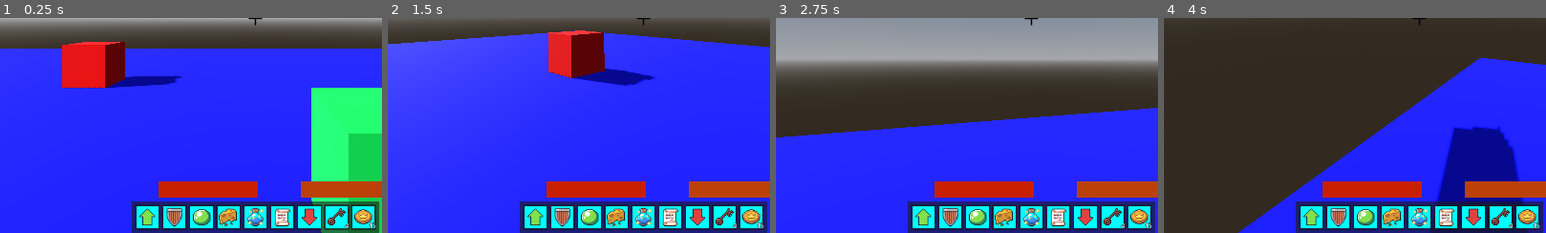
Above: before the commit, frames 1-4 (left to right).
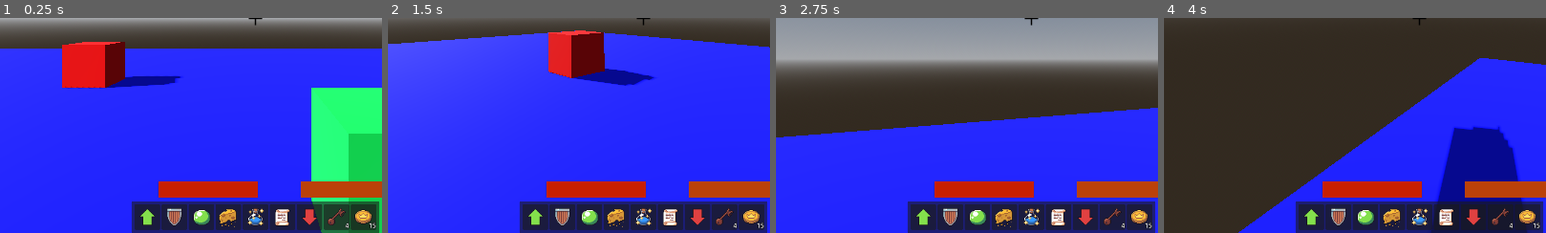
Above: after the commit, the same moments.

Repository: TuinderJ/First-Game
Game: Godot game, scene res://main.tscn
The game is run twice, just before and just after one commit, with the same random seed, the same clock (stepped at 60 frames per second) and the same inputs.
Inputs (mouse positions are % of the whole screen's width and height, from its top left):
- Up to frame 1 (0.25 s): no input
- Up to frame 2 (1.5 s): tap Enter at 0.5 s; move the mouse to (55, 50) at 0.52 s; hold Mouse wheel up (cycle_item_left) 0.53-1.28 s; hold W (move_forward) from 0.53 s (still down); click (55, 50) at 0.67 s; tap Space (jump) at 0.77 s; tap Mouse wheel down (cycle_item_right) at 0.8, 1.35 s; move the mouse to (45, 50) at 1.27 s
- Up to frame 3 (2.75 s): keep holding W (move_forward); tap Space (jump) at 1.52 s; tap 1 (select_hotbar_1) at 1.55, 2.1 s; move the mouse to (52, 48) at 2.02 s; tap 2 (select_hotbar_2) at 2.3 s
- Up to frame 4 (4 s): keep holding W (move_forward); move the mouse to (49, 52) at 2.77 s; tap 2 (select_hotbar_2) at 2.85 s; click (49, 52) at 2.92 s; tap Space (jump) at 3.02, 3.77 s; tap 3 (select_hotbar_3) at 3.05, 3.6 s; move the mouse to (57, 51) at 3.52 s; tap 4 (select_hotbar_4) at 3.8 s
The pictures show only the part of the screen within x 17-67%, y 50-100%; the shares and areas given below are measured in that part.

The runs differ from the first frame. In frame 1, 3.5% of the frame differs, in the area x 35-98%, y 87-98%; in frame 2, 3.5%; in frame 3, 3.5%; in frame 4, 3.5%.
Error before the commit: Invalid call. Nonexistent function 'set_texture' in base 'MarginContainer'. (res://player.gd:146)
Error after the commit: Invalid call. Nonexistent function 'set_active_hotbar_slot' in base 'Control (hud.gd)'. (res://main.gd:56)

Commit message:
adding items to hotbar from inventory is working

Diff:
--- a/hud.gd
+++ b/hud.gd
@@ -4,3 +4,17 @@
 
 func set_hotbar_inventory_data(inventory_data: InventoryData) -> void:
 	hotbar.set_inventory_data(inventory_data, true)
+
+func set_active_hotabr_slot(inventory_data: InventoryData, desired_active_hotbar_slot: int) -> void:
+	hotbar.update_active_hotbar_slot(inventory_data, desired_active_hotbar_slot)
+
+func increase_item_quantity(inventory_data: InventoryData, item_data: ItemData, amount_to_increase: int = 1) -> void:
+	var index = find_item_index(inventory_data, item_data)
+	if index == -1: return
+	inventory_data.slot_datas[index].quantity += amount_to_increase
+	hotbar.populate_item_grid(inventory_data)
+
+func find_item_index(inventory_data: InventoryData, item_data:ItemData) -> int:
+	for i in range(inventory_data.slot_datas.size()):
+		if inventory_data.slot_datas[i].item_data.name == item_data.name: return i
+	return -1
--- a/inventory/inventory.gd
+++ b/inventory/inventory.gd
@@ -23,3 +23,6 @@
 
 		if slot_data:
 			slot.set_slot_data(slot_data)
+
+func update_active_hotbar_slot(inventory_data: InventoryData, desired_active_hotbar_slot: int) -> void:
+	pass
--- a/inventory/inventory_data.gd
+++ b/inventory/inventory_data.gd
@@ -9,13 +9,13 @@
 func on_slot_clicked(index: int) -> void:
 	inventory_interact.emit(self, index)
 
-func take_item(index: int) -> SlotData:
+func take_item(index: int, amount_to_remove: int = 1) -> SlotData:
 	var slot_data: SlotData = slot_datas[index]
 
 	if not slot_data: return null
 
-	if slot_datas[index].quantity > 0:
-		slot_datas[index].quantity -= 1
+	if slot_datas[index].quantity >= amount_to_remove:
+		slot_datas[index].quantity -= amount_to_remove
 		inventory_updated.emit(self)
 
 	return slot_data
--- a/inventory/inventory_interface.gd
+++ b/inventory/inventory_interface.gd
@@ -1,11 +1,20 @@
 extends Control
 
 @onready var player_inventory = $PlayerInventory
+
+signal add_item_to_hotbar(item: SlotData)
 
 func set_player_inventory_data(inventory_data: InventoryData) -> void:
 	inventory_data.inventory_interact.connect(on_inventory_interact)
 	player_inventory.set_inventory_data(inventory_data)
 
+
 func on_inventory_interact(inventory_data: InventoryData, index: int) -> void:
 	var item = inventory_data.slot_datas[index]
-	if item.quantity > 0: inventory_data.take_item(index)
+	var amount_to_transfer: int = 1
+
+	if Input.is_action_pressed("shift"): amount_to_transfer = 10
+
+	if item.quantity >= amount_to_transfer:
+		inventory_data.take_item(index, amount_to_transfer)
+		add_item_to_hotbar.emit(item.item_data, amount_to_transfer)
--- a/inventory/slot.gd
+++ b/inventory/slot.gd
@@ -11,11 +11,11 @@
 	texture_rect.texture = item_data.texture
 	tooltip_text = "%s\n%s" % [item_data.name, item_data.description]
 
-	if slot_data.quantity > 1:
+	if slot_data.quantity > 0:
 		quantity_label.text = "%s" % slot_data.quantity
 		quantity_label.show()
 
-	if slot_data.hotbar_slot:
+	if slot_data.active_hotbar_slot:
 		panel.show()
 	else:
 		panel.hide()
--- a/inventory/slot.tscn
+++ b/inventory/slot.tscn
@@ -3,7 +3,7 @@
 [ext_resource type="Script" path="res://inventory/slot.gd" id="1_rrslj"]
 
 [sub_resource type="StyleBoxFlat" id="StyleBoxFlat_5bgfw"]
-bg_color = Color(0, 1, 1, 1)
+bg_color = Color(0.796078, 0.266667, 0.729412, 1)
 
 [node name="Slot" type="PanelContainer"]
 custom_minimum_size = Vector2(64, 64)
--- a/main.gd
+++ b/main.gd
@@ -8,12 +8,27 @@
 @onready var coordinate_y = $"UI/DebugScreen/GridContainer/MarginContainer2/Coordinate Y"
 @onready var coordinate_z = $"UI/DebugScreen/GridContainer/MarginContainer3/Coordinate Z"
 
+var first_hotbar_slot: int = 0
+var last_hotbar_slot: int = 6
+var previous_active_hotbar_slot: int = 0
+var desired_active_hotbar_slot: int = 0
+var active_hotbar_slot: int = 0
+
 func _ready() -> void:
+	hud.set_hotbar_inventory_data(player.hotbar_data)
+	inventory_interface.set_player_inventory_data(player.inventory_data)
+
 	player.toggle_inventory.connect(toggle_inventory_interface)
 	player.update_debug.connect(update_debug_interface)
 	player.toggle_debug.connect(toggle_debug_interface)
-	inventory_interface.set_player_inventory_data(player.inventory_data)
-	hud.set_hotbar_inventory_data(player.hotbar_data)
+	player.set_active_hotbar_slot.connect(on_set_active_hotbar_slot)
+	inventory_interface.add_item_to_hotbar.connect(on_add_item_to_hotbar)
+
+func on_add_item_to_hotbar(item_data: ItemData, amount_to_increase: int) -> void:
+	hud.increase_item_quantity(player.hotbar_data, item_data, amount_to_increase)
+
+func on_set_active_hotbar_slot(index: int) -> void:
+	pass
 
 func toggle_inventory_interface() -> void:
 	inventory_interface.visible = not inventory_interface.visible
@@ -31,3 +46,22 @@
 	coordinate_x.text = "Coordinate X: %s" % snapped(source.global_transform.origin.x, 0.01)
 	coordinate_y.text = "Coordinate Y: %s" % snapped(source.global_transform.origin.y, 0.01)
 	coordinate_z.text = "Coordinate Z: %s" % snapped(source.global_transform.origin.z, 0.01)
+
+func _unhandled_input(event) -> void:
+	if Input.is_action_just_pressed("exit"): get_tree().quit()
+	# Hotbar
+	if Input.is_action_pressed("cycle_item_left"):
+		desired_active_hotbar_slot = active_hotbar_slot - 1
+		if active_hotbar_slot <= first_hotbar_slot: desired_active_hotbar_slot = last_hotbar_slot
+		hud.set_active_hotbar_slot(desired_active_hotbar_slot)
+	if Input.is_action_pressed("cycle_item_right"):
+		desired_active_hotbar_slot = active_hotbar_slot + 1
+		if active_hotbar_slot >= last_hotbar_slot: desired_active_hotbar_slot = first_hotbar_slot
+		hud.set_active_hotbar_slot(desired_active_hotbar_slot)
+	if Input.is_action_just_pressed("select_hotbar_1"): hud.set_active_hotbar_slot(0)
+	if Input.is_action_just_pressed("select_hotbar_2"): hud.set_active_hotbar_slot(1)
+	if Input.is_action_just_pressed("select_hotbar_3"): hud.set_active_hotbar_slot(2)
+	if Input.is_action_just_pressed("select_hotbar_4"): hud.set_active_hotbar_slot(3)
+	if Input.is_action_just_pressed("select_hotbar_5"): hud.set_active_hotbar_slot(4)
+	if Input.is_action_just_pressed("select_hotbar_6"): hud.set_active_hotbar_slot(5)
+	if Input.is_action_just_pressed("select_hotbar_7"): hud.set_active_hotbar_slot(6)
--- a/player.gd
+++ b/player.gd
@@ -6,8 +6,6 @@
 @onready var player := $Pivot
 @onready var camera := $Pivot/Camera3D
 @onready var health_bar := $"../UI/Hud/HealthBar"
-@onready var hotbar := $"../UI/Hud/Hotbar"
-@onready var coin_counter := $"../UI/Hud/Hotbar/DeckedOutCoinSlot/DeckedOutCoinCounter"
 
 var hotbar_texture := preload("res://assets/hotbar.png")
 var active_hotbar_texture := preload("res://assets/active_hotbar.png")
@@ -25,18 +23,13 @@
 var mouse_sensitivity: float = .75
 var desired_fov: float = 75
 var current_fov: float
-var previous_active_hotbar_slot: int = 0
-var desired_active_hotbar_slot:  int = 0
-var active_hotbar_slot: int = 0
-var first_hotbar_slot: int = 0
-var last_hotbar_slot: int = 6
 var health: int = 20
 var coins: int = 0
 
 signal toggle_inventory()
 signal toggle_hud()
 signal update_health()
-signal set_active_hotbar_slot(slot_number: int)
+signal set_active_hotbar_slot()
 signal toggle_debug()
 signal update_debug()
 
@@ -44,30 +37,12 @@
 	Input.set_mouse_mode(Input.MOUSE_MODE_CAPTURED)
 
 func _unhandled_input(event) -> void:
-	if Input.is_action_just_pressed("exit"): get_tree().quit()
 	# Mouse Movement
 	if Input.get_mouse_mode() == Input.MOUSE_MODE_CAPTURED:
 		if event is InputEventMouseMotion:
 			player.rotate_y(-event.relative.x * 0.01 * mouse_sensitivity)
 			camera.rotate_x(-event.relative.y * 0.01 * mouse_sensitivity)
 			camera.rotation.x = clamp(camera.rotation.x, deg_to_rad(-90), deg_to_rad(90))
-
-	# Hotbar
-	if Input.is_action_pressed("cycle_item_left"):
-		desired_active_hotbar_slot = active_hotbar_slot - 1
-		if active_hotbar_slot <= first_hotbar_slot: desired_active_hotbar_slot = last_hotbar_slot
-		select_active_hotbar_slot(desired_active_hotbar_slot)
-	if Input.is_action_pressed("cycle_item_right"):
-		desired_active_hotbar_slot = active_hotbar_slot + 1
-		if active_hotbar_slot >= last_hotbar_slot: desired_active_hotbar_slot = first_hotbar_slot
-		select_active_hotbar_slot(desired_active_hotbar_slot)
-	if Input.is_action_just_pressed("select_hotbar_1"): select_active_hotbar_slot(0)
-	if Input.is_action_just_pressed("select_hotbar_2"): select_active_hotbar_slot(1)
-	if Input.is_action_just_pressed("select_hotbar_3"): select_active_hotbar_slot(2)
-	if Input.is_action_just_pressed("select_hotbar_4"): select_active_hotbar_slot(3)
-	if Input.is_action_just_pressed("select_hotbar_5"): select_active_hotbar_slot(4)
-	if Input.is_action_just_pressed("select_hotbar_6"): select_active_hotbar_slot(5)
-	if Input.is_action_just_pressed("select_hotbar_7"): select_active_hotbar_slot(6)
 
 	# Inventory Toggle
 	if Input.is_action_just_pressed("inventory"):
@@ -88,7 +63,7 @@
 		toggle_hud.emit()
 
 	# Sprinting
-	if Input.is_action_pressed("sprint") and input_direction.y < 0: sprinting = true
+	if Input.is_action_pressed("sprint") and input_direction.y < 0 and movement_enabled: sprinting = true
 
 	# Sneaking
 	if Input.is_action_pressed("sneak"):
@@ -142,21 +117,13 @@
 func health_changed(health_value) -> void:
 	health_bar.value = health_value
 
-func select_active_hotbar_slot(desired_slot) -> void:
-	hotbar.get_children()[previous_active_hotbar_slot].set_texture(hotbar_texture)
-	hotbar.get_children()[desired_slot].set_texture(active_hotbar_texture)
-	previous_active_hotbar_slot = desired_slot
-	active_hotbar_slot = desired_slot
-
 func gain_coins(coins_gained) -> void:
 	if coins + coins_gained > 999: coins = 999
 	coins += coins_gained
-	coin_counter.text = str(coins)
 
 func spend_coins(coins_lost) -> bool:
 	if coins - coins_lost < 0: return false
 	coins -= coins_lost
-	coin_counter.text = str(coins)
 	return true
 
 func disable_movement() -> void:
--- a/player.tscn
+++ b/player.tscn
@@ -27,3 +27,8 @@
 
 [node name="Camera3D" type="Camera3D" parent="Pivot"]
 transform = Transform3D(1, 0, 0, 0, 1, 0, 0, 0, 1, 0, 0.62, 0)
+
+[node name="RayCast3D" type="RayCast3D" parent="Pivot"]
+transform = Transform3D(1, 0, 0, 0, 1, 0, 0, 0, 1, 0, 0.62, 0)
+target_position = Vector3(0, 0, -2.5)
+collision_mask = 4
--- a/project.godot
+++ b/project.godot
@@ -146,6 +146,11 @@
 "events": [Object(InputEventKey,"resource_local_to_scene":false,"resource_name":"","device":-1,"window_id":0,"alt_press …(182 unchanged characters)…
 ]
 }
+shift={
+"deadzone": 0.5,
+"events": [Object(InputEventKey,"resource_local_to_scene":false,"resource_name":"","device":-1,"window_id":0,"alt_pressed":false,"shift_pressed":false,"ctrl_pressed":false,"meta_pressed":false,"pressed":false,"keycode":0,"physical_keycode":4194325,"key_label":0,"unicode":0,"echo":false,"script":null)
+]
+}
 
 [physics]
 
